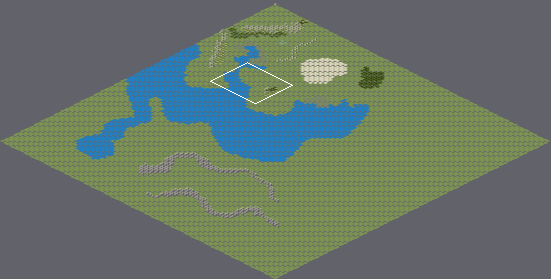
Two versions of a level (Tiled map, Astral One/Resources/freeland/freeland.tmx). Above, an overview of the earlier version with the close-up marked.
Close-up. Old version:
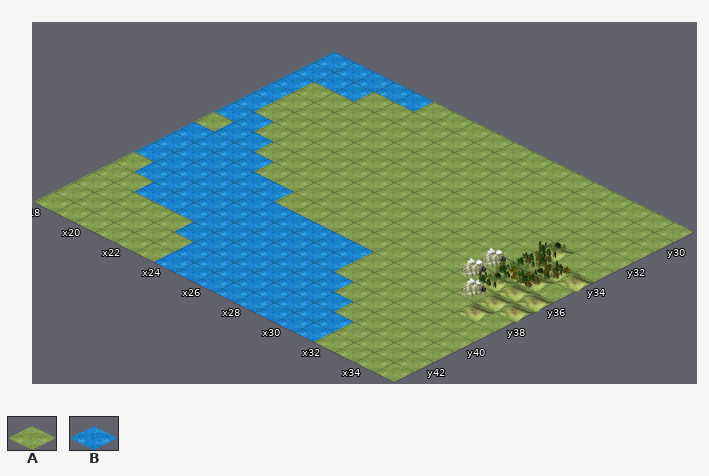
Cells are 128x64 px. Isometric: x runs down to the right, y down to the left. Shown: x 18..35, y 29..43. The commit also changed other parts of the map, which this record leaves out. Not drawn, because the pictures are missing: unchanged layer "Units".
Key: from "freeland": A 0 "grass-001", B 24 "water-001".
_ is an empty cell.
Layers that did not change in this view are not listed.
Layer "Terrain 1" before, first column x 18:
29 BBBBBAAAAAAAAAAAAA
30 BBBAAAAAAAAAAAAAAA
31 BAAAAAAAAAAAAAAAAA
32 BAAAAAAAAAAAAAAAAA
33 BAAAAAAAAAAAAAAAAA
34 BBAAAAAAAAAAAAAAAA
35 ABBAAAAAAAAAAAAAAA
36 BBBBAAAAAAAAAAAAAA
37 BBBBBBAAAAAAAAAAAA
38 BBBBBBBBBBBAAAAAAA
39 ABBBBBBBBBBAAAAAAA
40 AABBBBBBBBBBAAAAAA
41 AAAAABBBBBBBBAAAAA
42 AAAAAABBBBBBBBAAAA
43 AAAAAABBBBBBBBAAAA
New version:
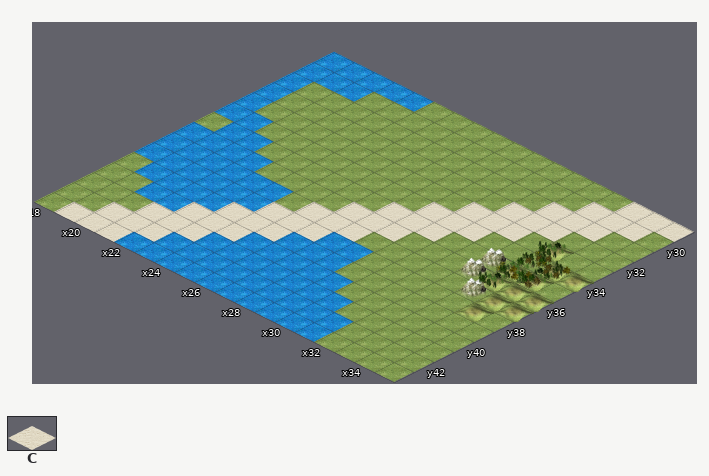
Further tiles: from "freeland": C 21 "desert-001".
The edit:
Layer "Terrain 1":
y 29: x 33..35 AAA -> CCC
y 30: x 32..34 AAA -> CCC
y 31: x 31..33 AAA -> CCC
y 32: x 30..32 AAA -> CCC
y 33: x 29..31 AAA -> CCC
y 34: x 28..30 AAA -> CCC
y 35: x 27..29 AAA -> CCC
y 36: x 26..28 AAA -> CCC
y 37: x 25..27 AAA -> CCC
y 38: x 24..26 BBB -> CCC
y 39: x 23..25 BBB -> CCC
y 40: x 22..24 BBB -> CCC
y 41: x 21..23 AAB -> CCC
y 42: x 20..23 AAAA -> CCCB
y 43: x 19..23 AAAAA -> CCCBB
